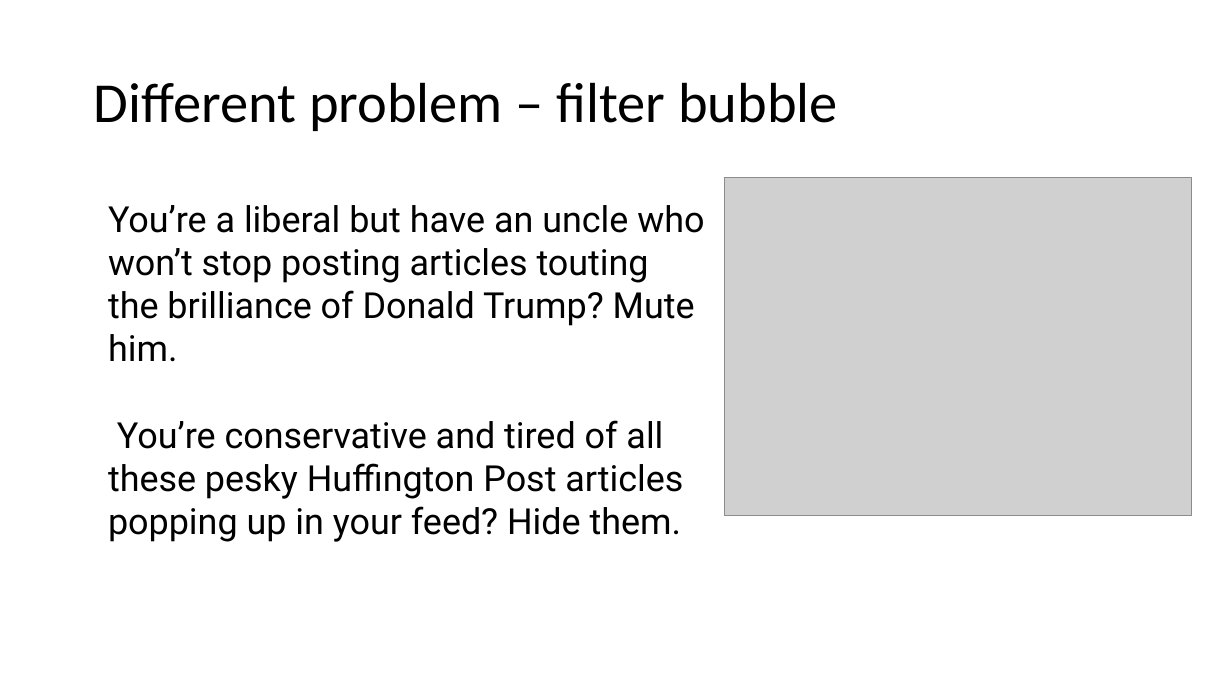
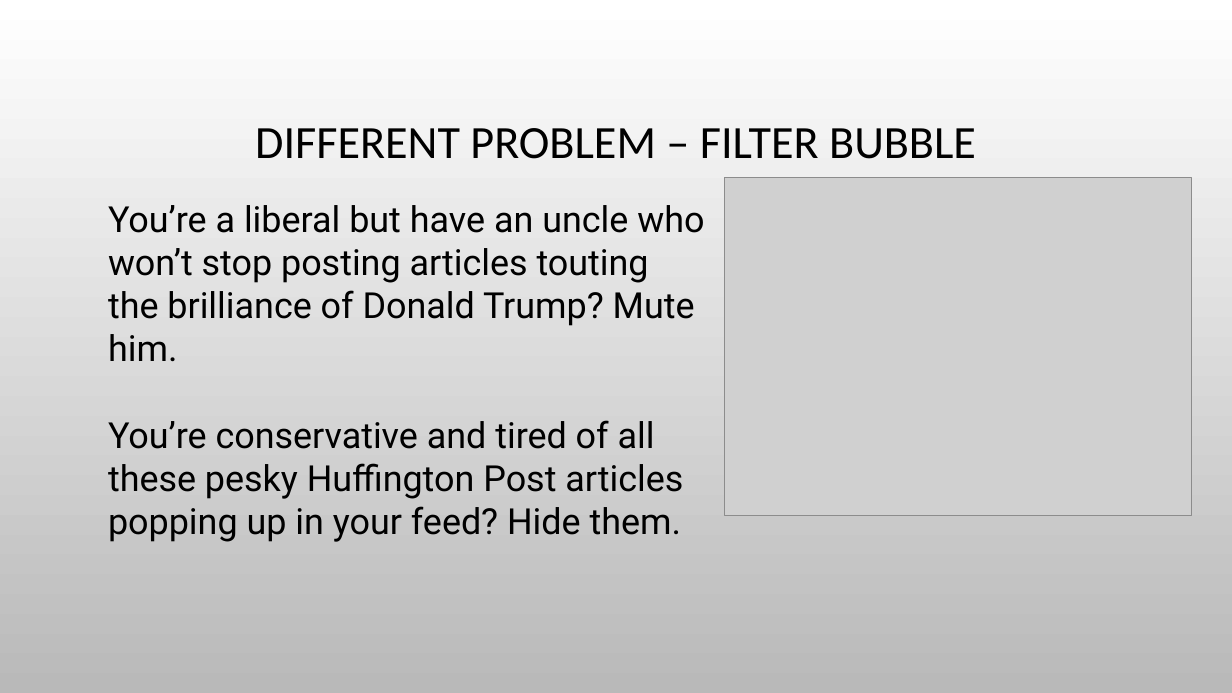
Before and after one commit to tanyaz80/final_bootcamp_project, a slide deck: slide 4 of Presentation/fake_news_detector_dec_2022.pptx. Drawn at 1232x693 pixels with LibreOffice and Linux fonts; fonts in the diff are those of the drawing; grey boxes stand for pictures; background and template pictures are left out. Boxes give left, top, right and bottom in pixels: in the first picture for what was removed or moved away, otherwise in the second. Text is boxed around its words. In the diff, an @@ line names an element or a change of style, - is before the commit and + after.

```diff
--- a/Presentation/fake_news_detector_dec_2022.pptx
+++ b/Presentation/fake_news_detector_dec_2022.pptx
@@ background #FFFFFF to picture (left out) @@
@@ title at box(255, 128, 976, 159): text changed; size 44 to 36 pt @@
-Different problem – filter bubble
+DIFFERENT PROBLEM – FILTER BUBBLE
```
Also in this commit, not shown: 12 other slides changed, 7 slides added, 1 slide removed, 4 other files.
